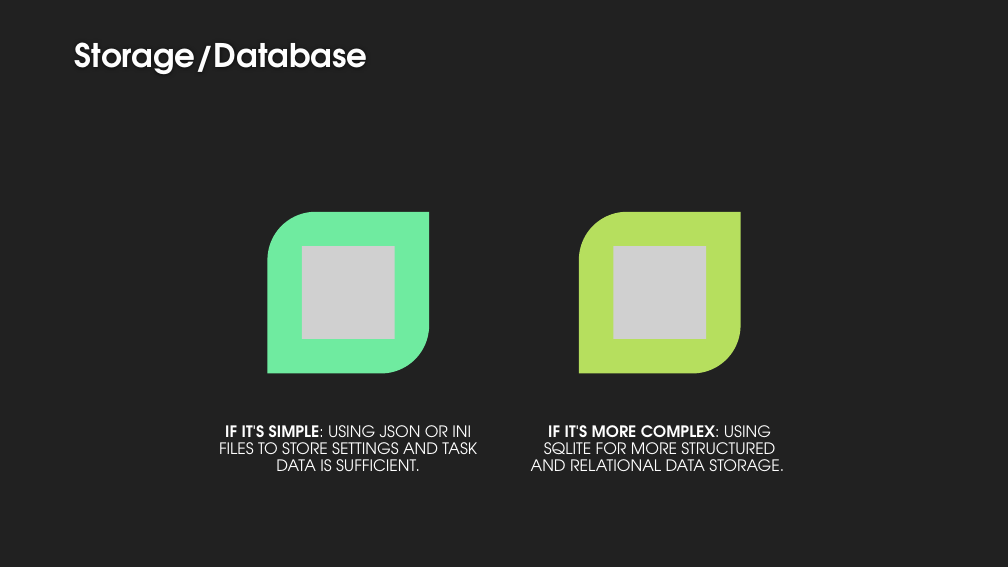
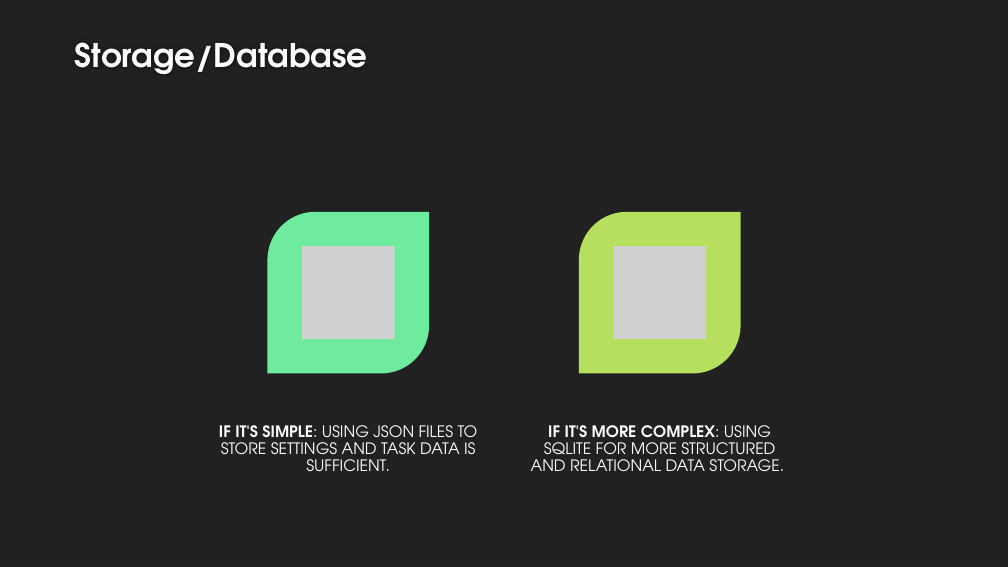
Before and after one commit to BadrGello/Task-Management-App, a slide deck: slide 3 of Documents/HCI Project Proposal.pptx. Drawn at 1008x567 pixels with LibreOffice and Linux fonts; fonts in the diff are those of the drawing; grey boxes stand for pictures; background and template pictures are left out. Boxes give left, top, right and bottom in pixels: in the first picture for what was removed or moved away, otherwise in the second. Text is boxed around its words. In the diff, an @@ line names an element or a change of style, - is before the commit and + after.

```diff
--- a/Documents/HCI Project Proposal.pptx
+++ b/Documents/HCI Project Proposal.pptx
@@ text at <box>219,425,478,471</box>: text changed @@
-IF IT'S SIMPLE: USING JSON OR INI FILES TO STORE SETTINGS AND TASK DATA IS SUFFICIENT.
+IF IT'S SIMPLE: USING JSON FILES TO STORE SETTINGS AND TASK DATA IS SUFFICIENT.
```
Also in this commit, not shown: 1 other slide changed.
